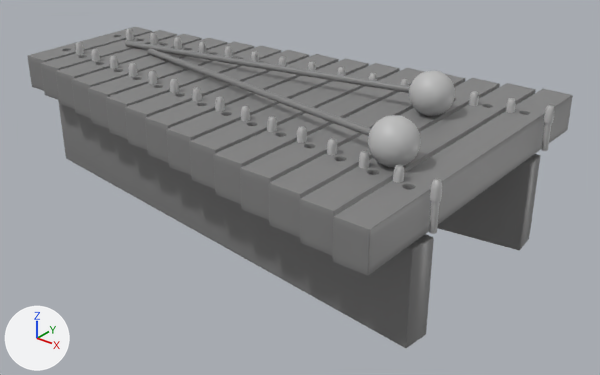
The COLLADA model wildScenes/MakeObjectMask/tame/objects/Xylophone.dae, before and after one commit.
Both versions are drawn from a 50 mm camera at (1.81, -2.03, 1.16) aimed at (0.16, 0.03, -0.11). Arrows for +X, +Y and +Z are at lower left; the lights stay in place. Where no turn or scale is listed for an object, it has been applied to the vertices.

Script lines for the objects in view, before the commit:
```python
me_fasteners = bpy.data.meshes.new('Fasteners')
me_fasteners.from_pydata(...)  # 7080 vertices, 14040 faces; spans x -0.01..1.71, y -0.36..0.36, z -0.09..0.05
me_fasteners.materials.append(mat_metal)  # grey #bebebe
me_keys = bpy.data.meshes.new('Keys')
me_keys.from_pydata(...)  # 4130 vertices, 8312 faces; spans x -0.05..1.76, y -0.6..0.6, z -0.4..0.06
me_keys.materials.append(mat_wood)  # grey #838383
me_mallet1 = bpy.data.meshes.new('Mallet1')
me_mallet1.from_pydata(...)  # 316 vertices, 624 faces; spans x -1.323..0.071, y -0.106..0.071, z -0.071..0.071
# faces by material slot: [144, 480]
me_mallet1.materials.append(mat_wood)  # grey #838383
me_mallet1.materials.append(mat_mallet)  # grey #bebebe
me_mallet2 = bpy.data.meshes.new('Mallet2')
me_mallet2.from_pydata(...)  # 316 vertices, 624 faces; spans x -1.296..0.071, y -0.071..0.301, z -0.071..0.071
# faces by material slot: [144, 480]
me_mallet2.materials.append(mat_wood)  # grey #838383
me_mallet2.materials.append(mat_mallet)  # grey #bebebe
ob_fasteners = bpy.data.objects.new('Fasteners', me_fasteners)
ob_fasteners.location = (-0.8, 0.0, 0.219)
ob_keys = bpy.data.objects.new('Keys', me_keys)
ob_keys.location = (-0.88, 0.0, 0.17)
ob_mallet1 = bpy.data.objects.new('Mallet1', me_mallet1)
ob_mallet1.location = (0.59, 0.15, 0.3)
ob_mallet2 = bpy.data.objects.new('Mallet2', me_mallet2)
ob_mallet2.location = (0.71, -0.25, 0.3)
```
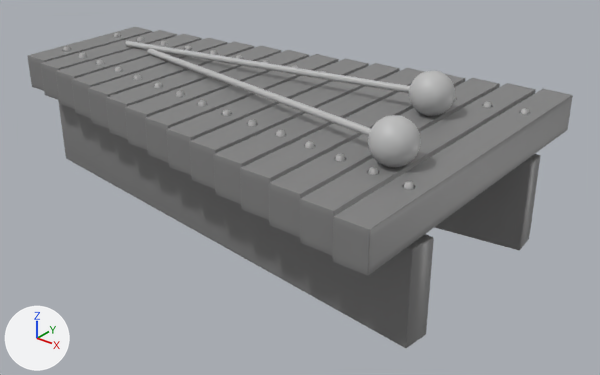
Where the change shows, as pixel boxes [x1, y1, x2, y2] in the pictures (600 x 375 px):
'Fasteners', moved: before [75, 29, 555, 234]; after [63, 33, 529, 189]
part 1 of me_mallet1, recoloured: [125, 41, 410, 93] in both
part 2 of me_mallet2, recoloured: [147, 48, 371, 136] in both

What changed in the scene script:
```text
Change me_mallet1:
    where me_mallet1.from_pydata(...)  # 316 vertices, 624 faces; spans x -1.323..0.071, y -0.106..0.071, z -0.071..0.071
    used by ob_mallet1; location = (0.59, 0.15, 0.3)
    me_mallet1 part 1: all 144 faces that had it switch from mat_wood (grey #838383) to mat_mallet (grey #bebebe)
Change me_mallet2:
    where me_mallet2.from_pydata(...)  # 316 vertices, 624 faces; spans x -1.296..0.071, y -0.071..0.301, z -0.071..0.071
    used by ob_mallet2; location = (0.71, -0.25, 0.3)
    me_mallet2 part 2: all 144 faces that had it switch from mat_wood (grey #838383) to mat_mallet (grey #bebebe)
Change ob_fasteners:
    ob_fasteners.location: (-0.8, 0.0, 0.219) -> (-0.88, 0.0, 0.189)
```
